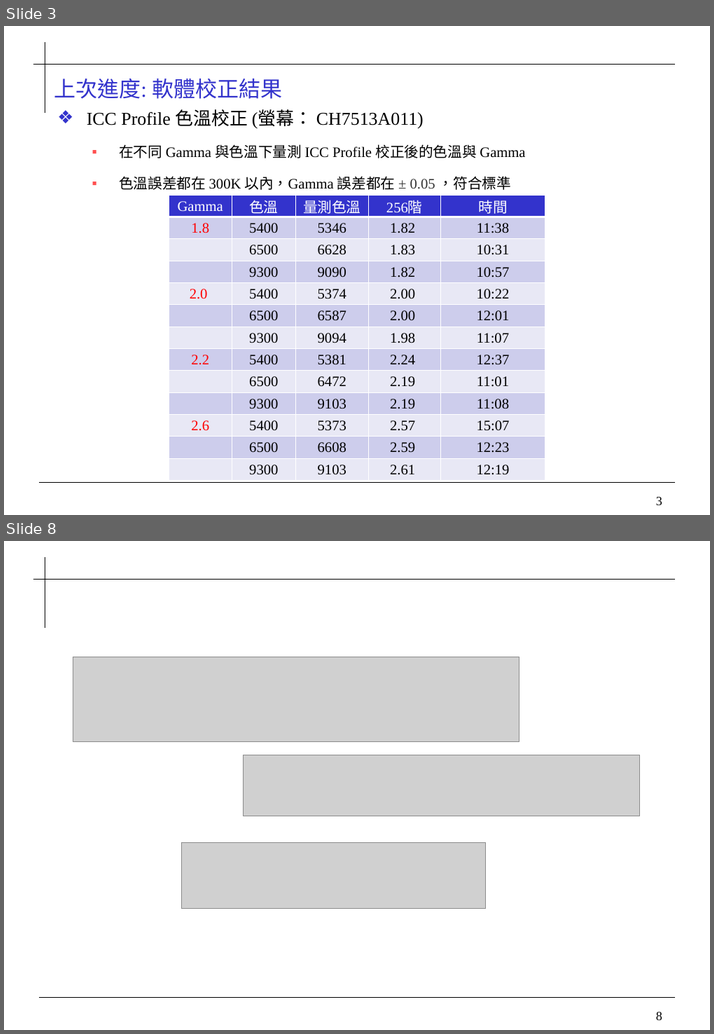
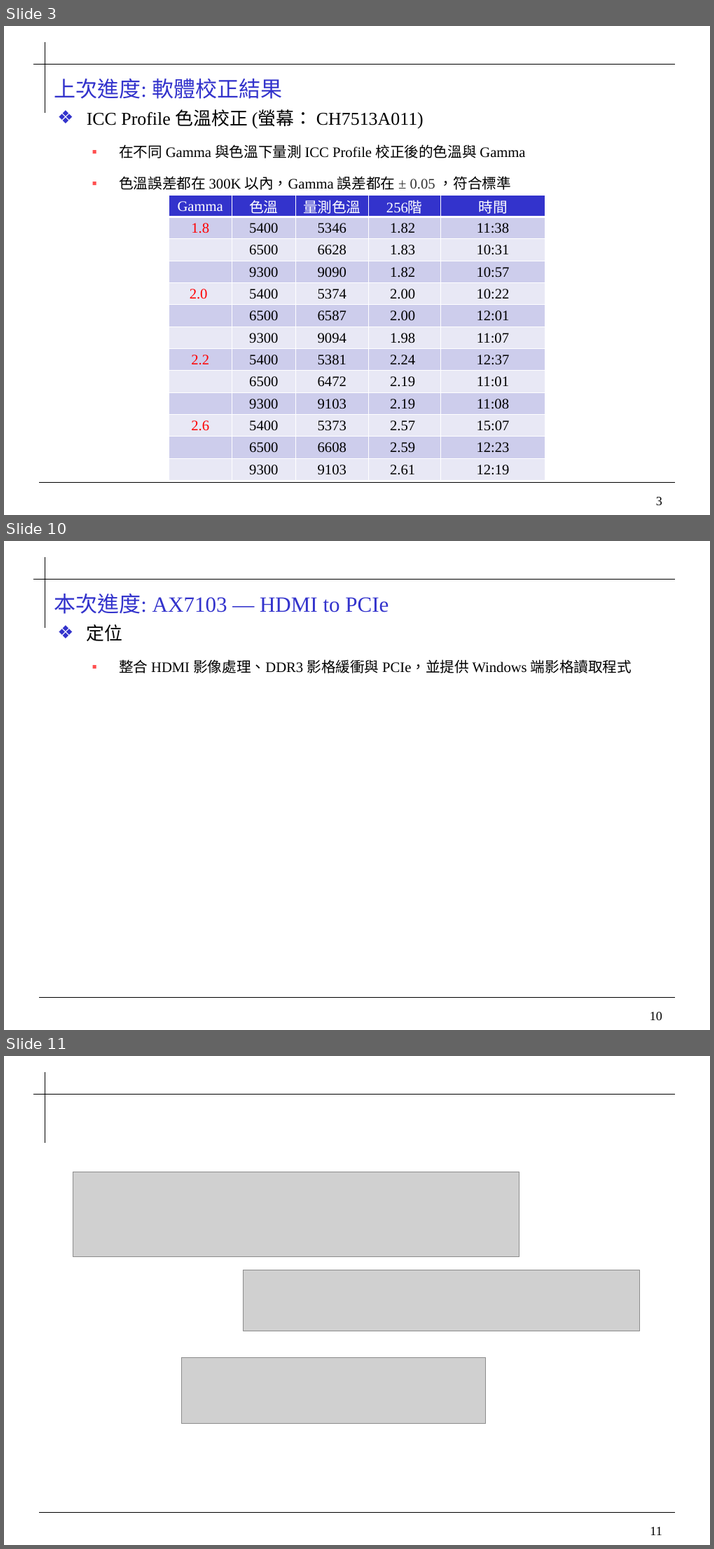
Before and after one commit to 0ilasis0/home, a slide deck: Onyx_進度報告_1013.pptx. Shown one above the other, each under a label of ours: slides 3 and 8 before the commit, slides 3, 10 and 11 after it; the slides between them are not shown. The pictures are 714x1034 and 714x1549 pixels, drawn with LibreOffice and Linux fonts; fonts in the diff are those of the drawing; grey boxes stand for pictures; background and template pictures are left out. Boxes give left, top, right and bottom in pixels: in the first picture for what was removed or moved away, otherwise in the second. Text is boxed around its words. In the diff, an @@ line names an element or a change of style, - is before the commit and + after.

```diff
--- a/Onyx_進度報告_1013.pptx
+++ b/Onyx_進度報告_1013.pptx
@@ slide 10 added at [4,541,710,1030], background #FFFFFF; not listed: 4 template elements that a slide beside it also shows @@
@@ title added at [54,593,388,614], 24 pt, text #3333CC @@
+本次進度: AX7103 — HDMI to PCIe
@@ text added at [87,624,631,673], 16 pt, text #000000 @@
+❖ 定位
+  ▪ 整合 HDMI 影像處理、DDR3 影格緩衝與 PCIe，並提供 Windows 端影格讀取程式
@@ what was slide 8 is now slide 11 @@
@@ page number at [649,1526,661,1535]: text changed @@
-8
+11
```
Also in this commit, not shown: 1 slide changed, 6 other slides added, 3 slides removed, 3 other files.
